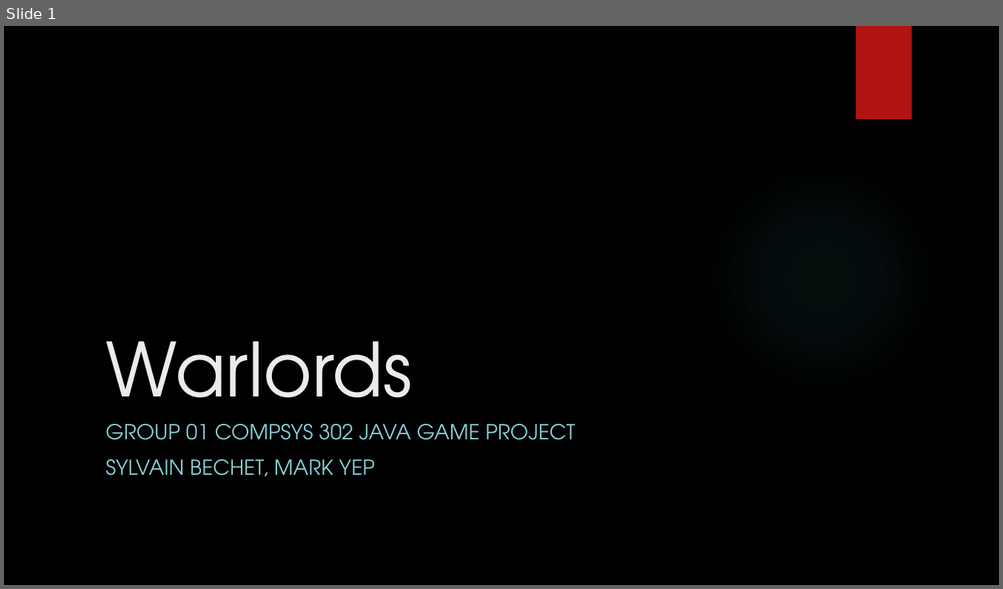
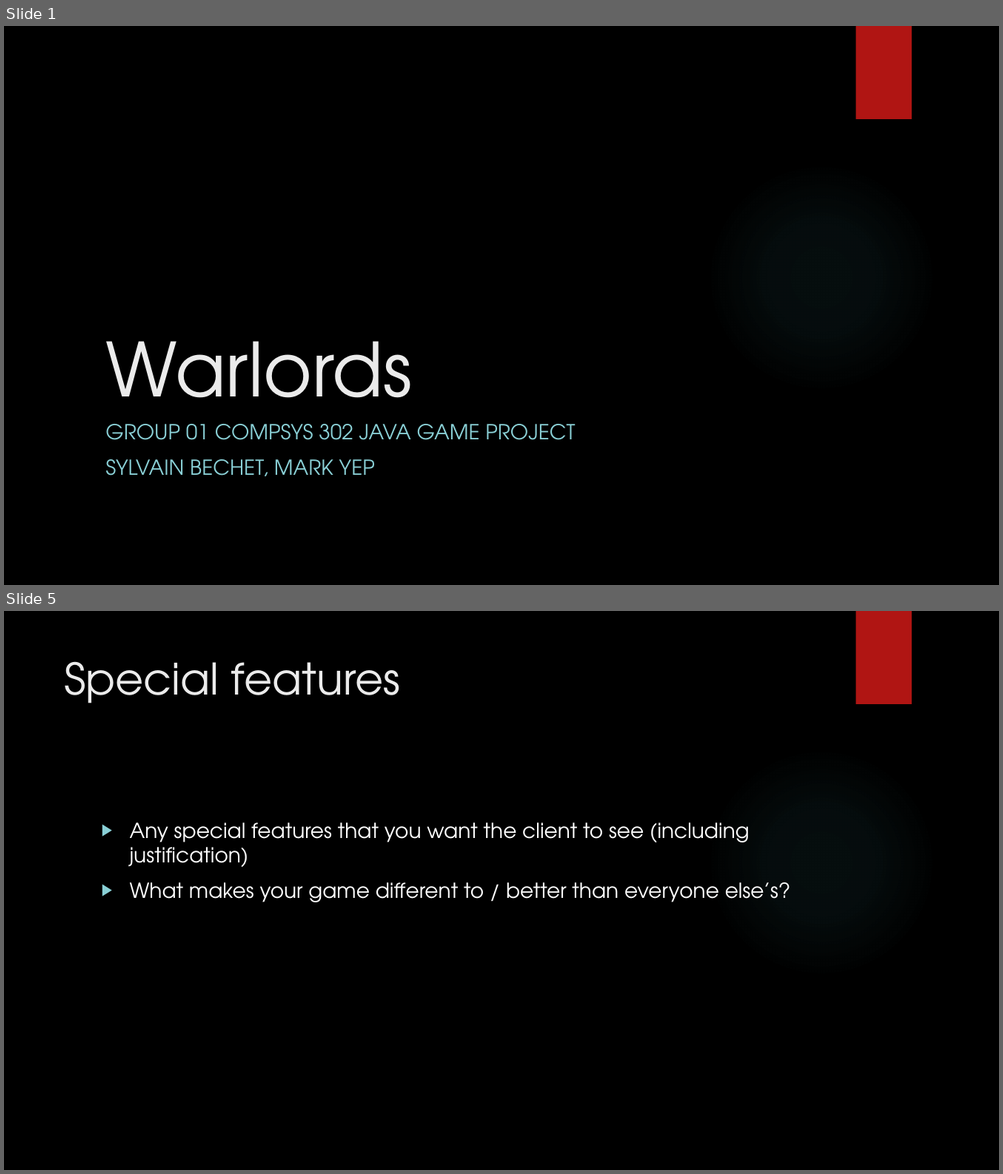
Before and after one commit to nz-Mark-Y/JavaGameProject, a slide deck: Group 01 Final Submission Presentation.pptx. Shown one above the other, each under a label of ours: slide 1 before the commit, slides 1 and 5 after it; the slides between them are not shown. The pictures are 1003x589 and 1003x1174 pixels, drawn with LibreOffice and Linux fonts; fonts in the diff are those of the drawing; background and template pictures are left out. Boxes give left, top, right and bottom in pixels: in the first picture for what was removed or moved away, otherwise in the second. Text is boxed around its words. In the diff, an @@ line names an element or a change of style, - is before the commit and + after.

```diff
--- a/Group 01 Final Submission Presentation.pptx
+++ b/Group 01 Final Submission Presentation.pptx
@@ slide 5 added at [4,611,999,1170], background picture (left out); not listed: 2 template elements that a slide beside it also shows @@
@@ title added at [64,661,400,703], 42 pt, text #EBEBEB @@
+Special features
@@ text added at [130,823,791,903], 20 pt, text #FFFFFF @@
+▶ Any special features that you want the client to see (including justification)
+▶ What makes your game different to / better than everyone else’s?
```
Also in this commit, not shown: 5 other slides added, 1 slide removed.
